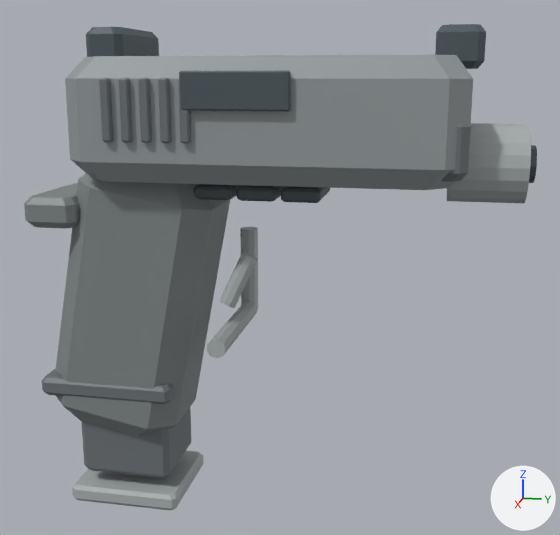
The glTF model assets/models/pistol.glb, before and after one commit.
Before and after are seen from a 50 mm camera at (0.698, 0.265, 0.091) aimed at (-0.001, 0.125, -0.084). Arrows for +X, +Y and +Z are at lower right; the lights stay in place. The older version comes first. Where no turn or scale is listed for an object, it has been applied to the vertices. Vertices at exactly the same position are counted once.

Objects in the first picture: 'geometry_0'.
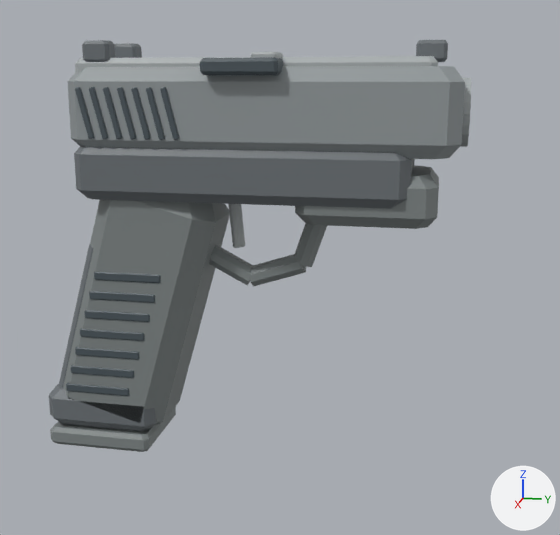
Where the change shows, as pixel boxes (x1, y1, x2, y2) in the pictures (560 x 535 px; the box of a moved part takes in the faces that stretch with it):
'geometry_0', reshaped (18% narrower, 15% shorter): before (24, 24, 537, 510); after (49, 40, 471, 452)
part 1 of me_geometry_0, moved or reshaped: before (42, 368, 175, 405); after (50, 406, 176, 452)
part 2 of me_geometry_0, moved or reshaped: before (435, 24, 486, 69); after (416, 40, 448, 62)
part 3 of me_geometry_0, moved or reshaped (not visible afterwards): before (119, 78, 133, 142)
part 4 of me_geometry_0, moved or reshaped (not visible afterwards): before (99, 78, 113, 142)
part 5 of me_geometry_0, moved or reshaped (not visible afterwards): before (138, 78, 152, 143)
part 6 of me_geometry_0, moved or reshaped (not visible afterwards): before (158, 78, 171, 143)
part 7 of me_geometry_0, moved or reshaped (not visible afterwards): before (178, 79, 191, 143)
part 8 of me_geometry_0, moved or reshaped (not visible afterwards): before (179, 71, 291, 111)
part 9 of me_geometry_0, moved or reshaped (not visible afterwards): before (72, 451, 204, 510)
part 10 of me_geometry_0, moved or reshaped: before (237, 185, 286, 202); after (250, 52, 283, 59)
part 11 of me_geometry_0, moved or reshaped: before (220, 252, 258, 308); after (228, 204, 245, 248)
part 12 of me_geometry_0, rebuilt (31% shorter): before (65, 54, 473, 190); after (67, 66, 465, 159)
part 13 of me_geometry_0, rebuilt: before (82, 407, 191, 478); after (59, 244, 93, 387)
part 14 of me_geometry_0, rebuilt: before (56, 173, 230, 436); after (63, 200, 230, 426)
part 15 of me_geometry_0, deleted: before (24, 123, 537, 358)
part 16 of me_geometry_0, cut back: before (86, 27, 471, 182); after (49, 40, 471, 431)

The change, as a diff of the scene's bpy script:
```diff
--- a/assets/models/pistol.glb.py
+++ b/assets/models/pistol.glb.py
@@ me_geometry_0 @@
-me_geometry_0.from_pydata(...)  # 740 vertices, 1396 faces; spans x -0.08..0.086, y -0.105..0.347, z -0.324..0.132
+me_geometry_0.from_pydata(...)  # 1496 vertices, 2812 faces; spans x -0.055..0.064, y -0.102..0.29, z -0.266..0.122
+# me_geometry_0 part 1: the loose piece of 32 vertices spanning x -0.055..0.055, y -0.1..0.03, z -0.209..-0.191 is scaled about its middle by (0.787, 0.789, 1), then moved by (0.0, -0.014, -0.057)
+# me_geometry_0 part 2: the loose piece of 32 vertices spanning x -0.021..0.021, y 0.26..0.3, z 0.097..0.132 is scaled about its middle by (0.44, 0.691, 0.517), then moved by (0.0, -0.023, -0.003)
+# me_geometry_0 part 3: the loose piece of 32 vertices spanning x 0.079..0.086, y 0.008..0.016, z 0.038..0.09 is multiplied about its middle by the matrix ((0.571, 0.0, 0.0), (0.0, 0.623, -0.208), (0.0, 0.153, 0.848)), then moved by (-0.135, -0.05, -0.004)
+# me_geometry_0 part 4: the loose piece of 32 vertices spanning x 0.079..0.086, y -0.009..-0.001, z 0.038..0.09 is multiplied about its middle by the matrix ((0.571, 0.0, 0.0), (0.0, 0.623, -0.208), (0.0, 0.153, 0.848)), then moved by (-0.135, -0.02, -0.004)
+# me_geometry_0 part 5: the loose piece of 32 vertices spanning x 0.079..0.086, y 0.025..0.033, z 0.038..0.09 is multiplied about its middle by the matrix ((0.571, 0.0, 0.0), (0.0, 0.623, -0.208), (0.0, 0.153, 0.848)), then moved by (-0.135, -0.041, -0.004)
+# me_geometry_0 part 6: the loose piece of 32 vertices spanning x 0.079..0.086, y 0.042..0.05, z 0.038..0.09 is multiplied about its middle by the matrix ((0.571, 0.0, 0.0), (0.0, 0.623, -0.208), (0.0, 0.153, 0.848)), then moved by (-0.135, -0.045, -0.004)
+# me_geometry_0 part 7: the loose piece of 32 vertices spanning x 0.079..0.086, y 0.059..0.067, z 0.038..0.09 is multiplied about its middle by the matrix ((0.571, 0.0, 0.0), (0.0, 0.623, -0.208), (0.0, 0.153, 0.848)), then moved by (-0.135, -0.049, -0.004)
+# me_geometry_0 part 8: the loose piece of 32 vertices spanning x 0.08..0.086, y 0.06..0.15, z 0.064..0.095 is multiplied about its middle by the matrix ((0.667, 0.0, 0.0), (0.0, 0.04, -0.352), (0.0, 0.01, 1.439)), then moved by (-0.136, -0.078, -0.02)
+# me_geometry_0 part 9: the loose piece of 32 vertices spanning x -0.049..0.049, y -0.079..0.031, z -0.324..-0.306 is scaled about its middle by (0.0361, 0.611, 0.509), then moved by (-0.042, 0.008, 0.207)
+# me_geometry_0 part 10: the loose piece of 32 vertices spanning x -0.035..0.035, y 0.093..0.127, z -0.016..-0.004 is scaled about its middle by (0.407, 0.612, 0.75), then moved by (0.044, 0.013, 0.116)
+# me_geometry_0 part 11: the loose piece of 20 vertices spanning x 0.007..0.033, y 0.073..0.107, z -0.119..-0.067 is multiplied about its middle by the matrix ((0.71, -0.315, 0.298), (0.414, 0.661, -0.29), (-0.127, 0.396, 0.721)), then moved by (-0.02, -0.006, 0.048)
+# me_geometry_0 part 12: the loose piece of 32 vertices spanning x -0.08..0.08, y -0.05..0.29, z 0.002..0.108 is rebuilt with 32 vertices and now spans x -0.052..0.052, y -0.058..0.285, z 0.025..0.099
+# me_geometry_0 part 13: the loose piece of 32 vertices spanning x -0.04..0.04, y -0.069..0.022, z -0.295..-0.115 is rebuilt with 32 vertices and now spans x -0.033..0.033, y -0.1..0.02, z -0.249..-0.059
+# me_geometry_0 part 14: the loose piece of 32 vertices spanning x -0.054..0.054, y -0.099..0.069, z -0.257..0.017 is rebuilt with 32 vertices and now spans x -0.043..0.043, y -0.095..0.071, z -0.253..0.007
+# me_geometry_0 part 15: 6 loose pieces with 240 vertices, spanning x -0.074..0.065, y -0.105..0.347, z -0.154..0.052, are deleted
+# me_geometry_0 part 16: 64 vertices removed from x -0.072..0.072, y -0.037..0.29, z 0.01..0.132; 1034 vertices added at x -0.055..0.064, y -0.102..0.29, z -0.245..0.122
+# other edits to the shape of me_geometry_0 do not show in these pictures
 me_geometry_0.materials.append(mat_defaultmaterial)
```
